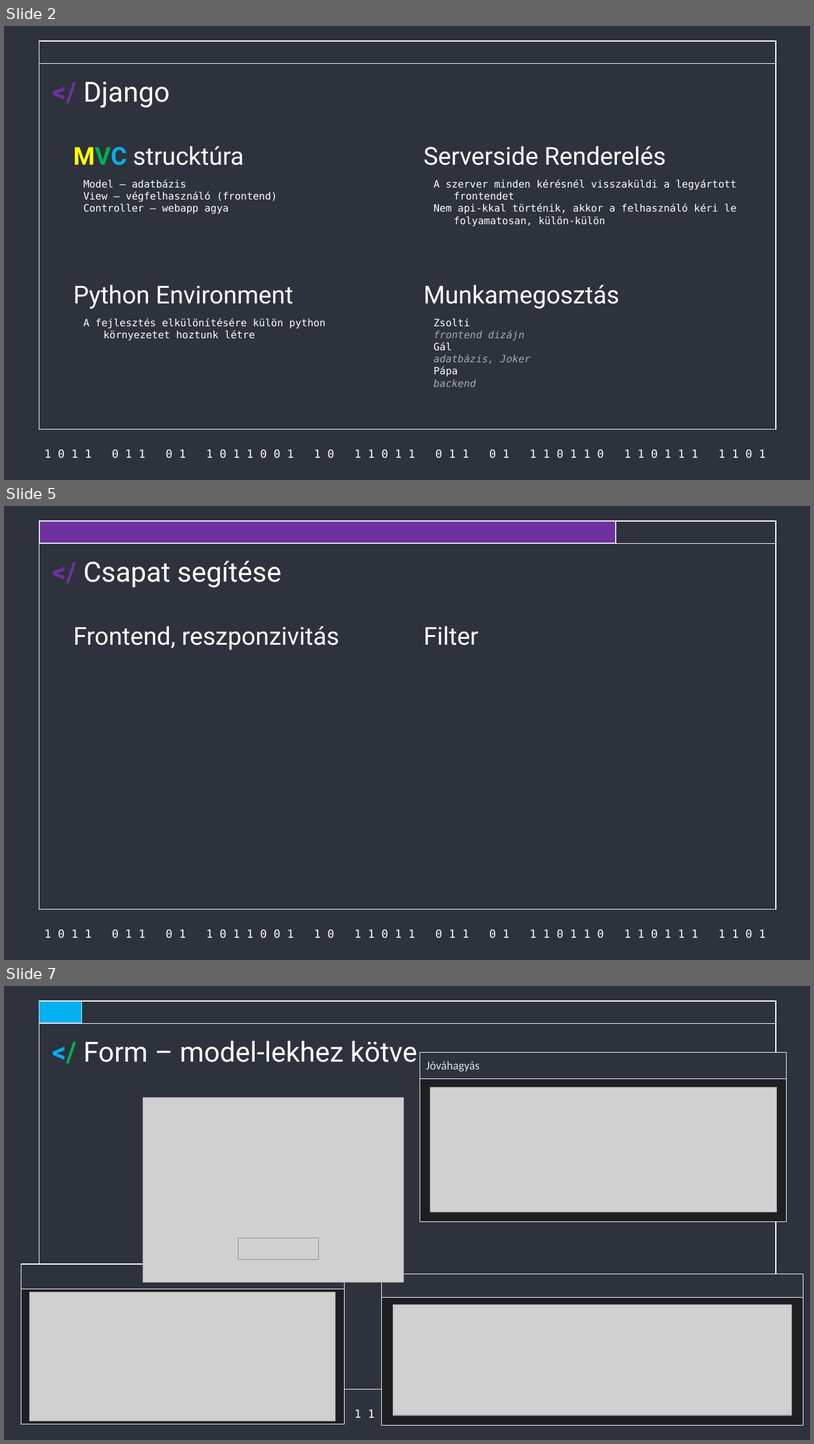
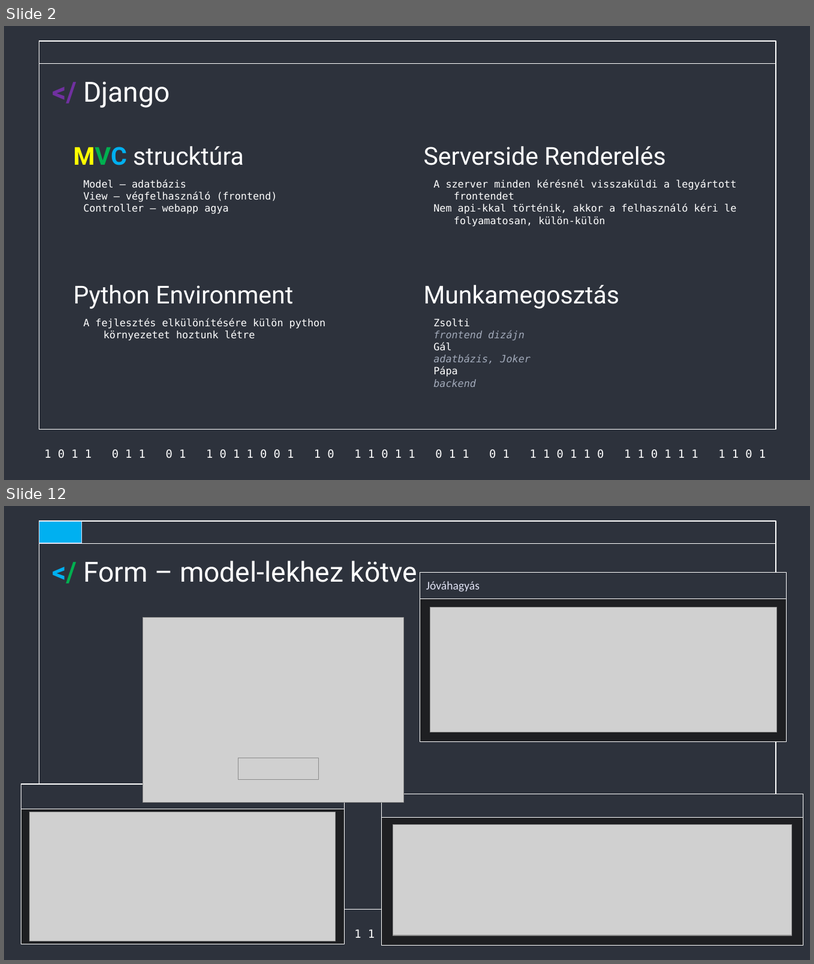
Before and after one commit to Acsilaa/dusza2024-25, a slide deck: Hell yeah ppt.pptx. Shown one above the other, each under a label of ours: slides 2, 5 and 7 before the commit, slides 2 and 12 after it; the slides between them are not shown. The pictures are 814x1444 and 814x964 pixels, drawn with LibreOffice and Linux fonts; fonts in the diff are those of the drawing; grey boxes stand for pictures. Boxes give left, top, right and bottom in pixels: in the first picture for what was removed or moved away, otherwise in the second. Text is boxed around its words. In the diff, an @@ line names an element or a change of style, - is before the commit and + after.

```diff
--- a/Hell yeah ppt.pptx
+++ b/Hell yeah ppt.pptx
@@ slide 5 removed at (4, 506, 810, 960), background #2D323C; not listed: 3 template elements that a slide beside it also shows @@
@@ rectangle removed at (39, 521, 616, 543) @@
@@ text removed at (83, 561, 282, 588) @@
-</ Csapat segítése
@@ title removed at (74, 626, 339, 650) @@
-Frontend, reszponzivitás
@@ title removed at (424, 626, 479, 645) @@
-Filter
@@ what was slide 7 is now slide 12 @@
```
Also in this commit, not shown: 2 slides changed, 7 slides added, 1 other slide removed.
